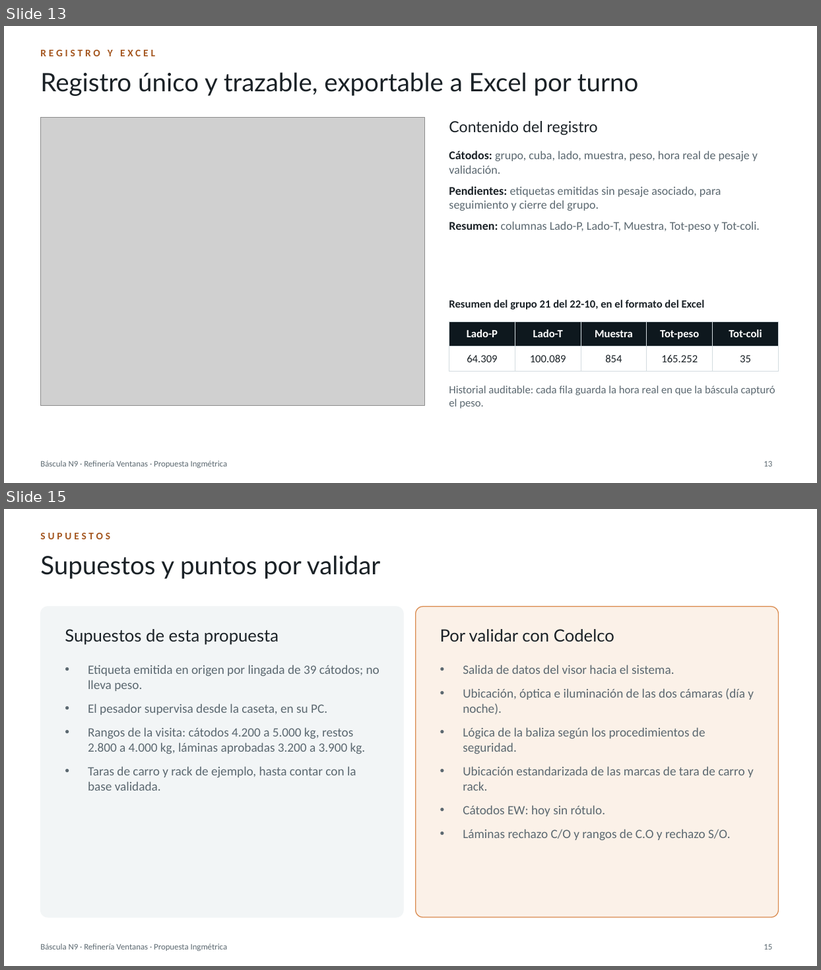
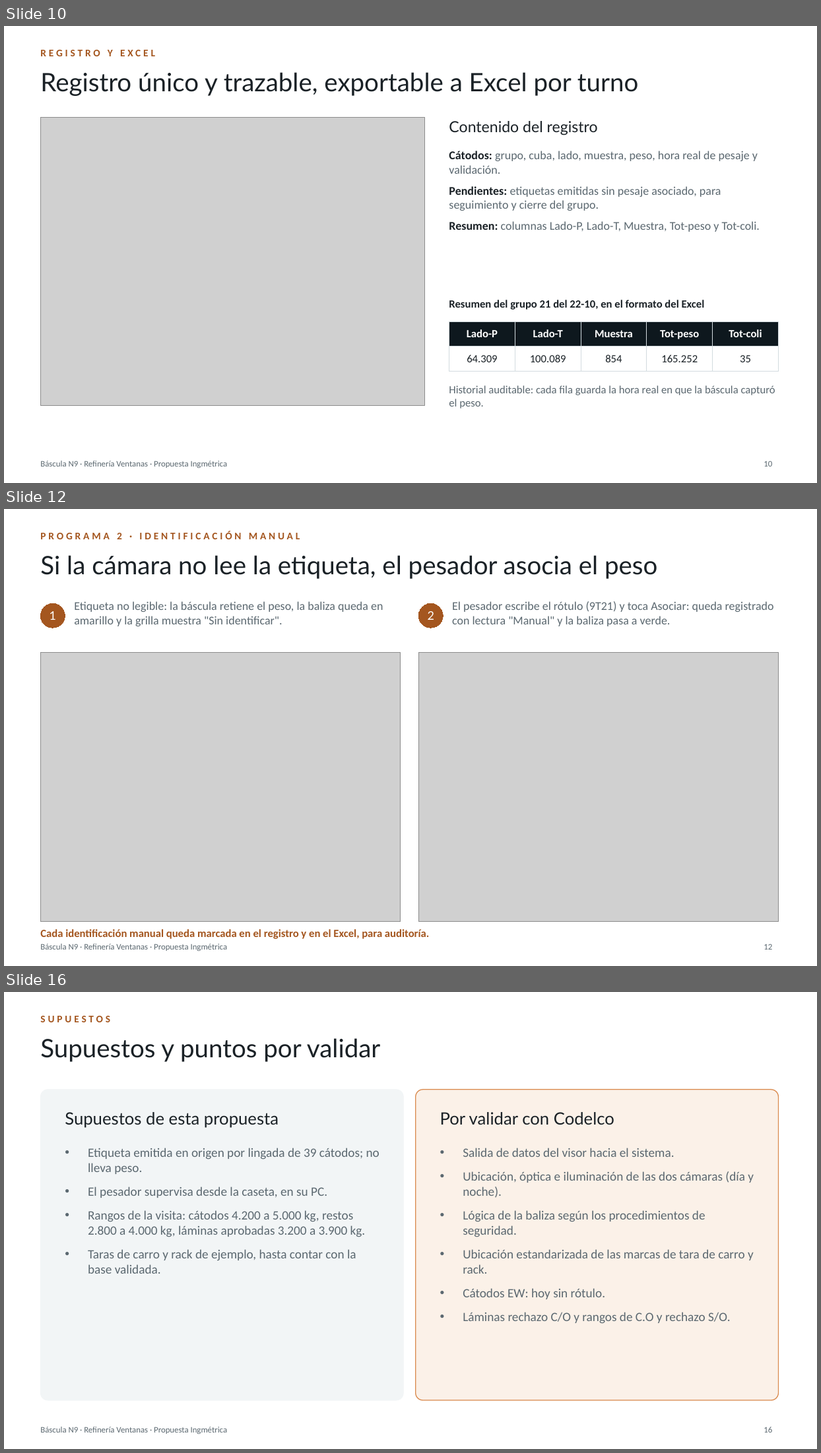
Before and after one commit to BortegaING/Codelco-Proyecto, a slide deck: presentacion/Bascula-N9-Ventanas.pptx. Shown one above the other, each under a label of ours: slides 13 and 15 before the commit, slides 10, 12 and 16 after it; the slides between them are not shown. The pictures are 821x970 and 821x1453 pixels, drawn with LibreOffice and Linux fonts; fonts in the diff are those of the drawing; grey boxes stand for pictures. Boxes give left, top, right and bottom in pixels: in the first picture for what was removed or moved away, otherwise in the second. Text is boxed around its words. In the diff, an @@ line names an element or a change of style, - is before the commit and + after.

```diff
--- a/presentacion/Bascula-N9-Ventanas.pptx
+++ b/presentacion/Bascula-N9-Ventanas.pptx
@@ slide 12 added at [4, 509, 817, 966], background #FFFFFF; not listed: 1 template element that a slide beside it also shows @@
@@ text added at [40, 531, 300, 539], 12 pt, text #A4561F, bold @@
+PROGRAMA 2 · IDENTIFICACIÓN MANUAL
@@ title added at [40, 555, 657, 579], 30 pt, text #1A2126 @@
+Si la cámara no lee la etiqueta, el pesador asocia el peso
@@ ellipse added at [40, 603, 65, 628], fill #A4561F, outline #A4561F 0.75 pt, 14 pt, text #FFFFFF @@
+1
@@ text added at [74, 601, 383, 626], 14 pt, text #5B6870 @@
+Etiqueta no legible: la báscula retiene el peso, la baliza queda en amarillo y la grilla muestra "Sin identificar".
@@ ellipse added at [418, 603, 443, 628], fill #A4561F, outline #A4561F 0.75 pt, 14 pt, text #FFFFFF @@
+2
@@ text added at [452, 601, 774, 626], 14 pt, text #5B6870 @@
+El pesador escribe el rótulo (9T21) y toca Asociar: queda registrado con lectura "Manual" y la baliza pasa a verde.
@@ picture added at [40, 652, 401, 922] @@
@@ picture added at [418, 652, 779, 922] @@
@@ text added at [40, 929, 429, 939], 13 pt, text #A4561F, bold @@
+Cada identificación manual queda marcada en el registro y en el Excel, para auditoría.
@@ page number added at [764, 944, 772, 950], 10 pt, text #5B6870 @@
+12
@@ what was slide 13 is now slide 10 @@
@@ page number at [764, 462, 772, 467]: text changed @@
-13
+10
@@ what was slide 15 is now slide 16 @@
@@ page number at [764, 1427, 772, 1433]: text changed @@
-15
+16
```
Also in this commit, not shown: 5 slides changed, 3 other files.
